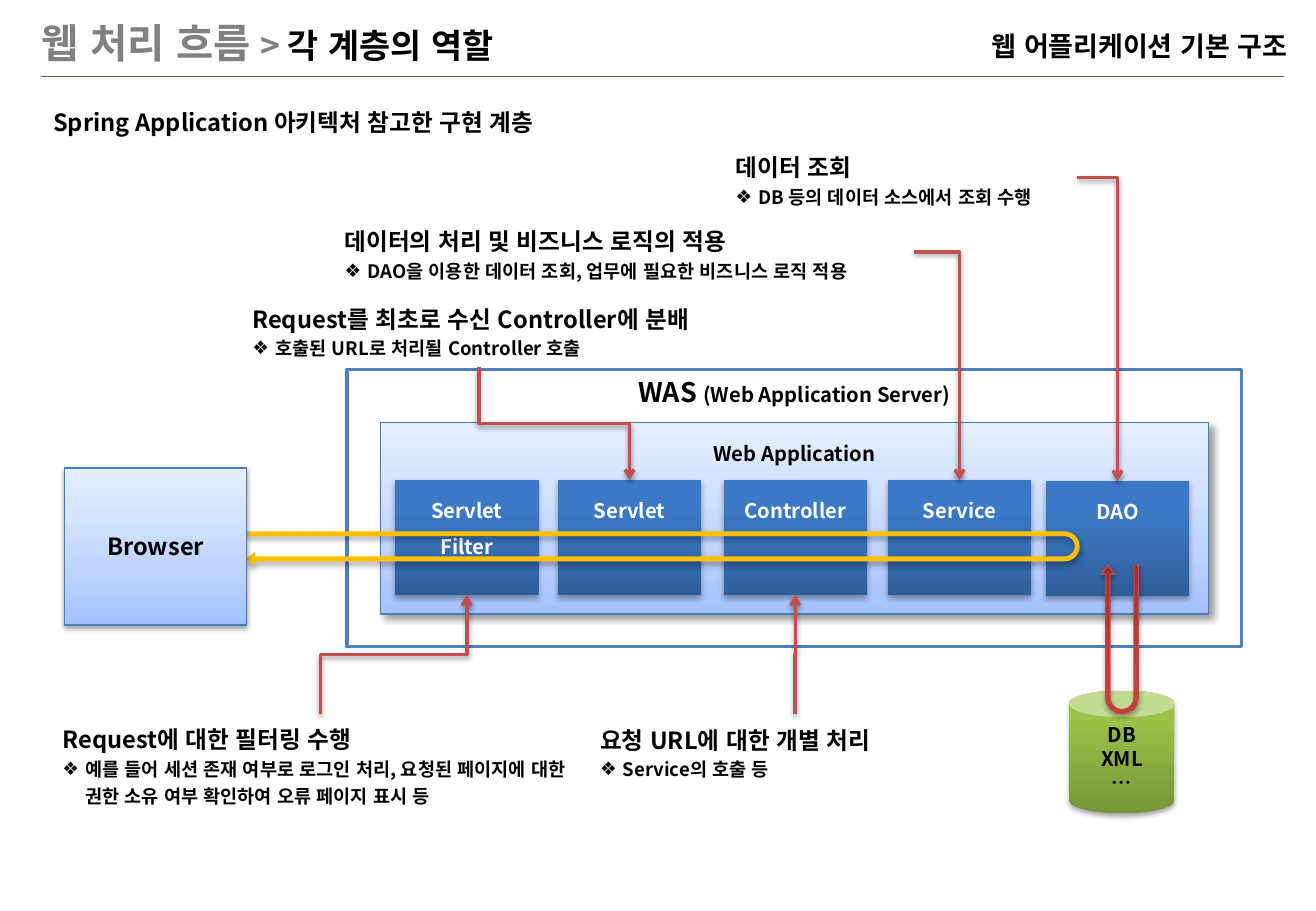
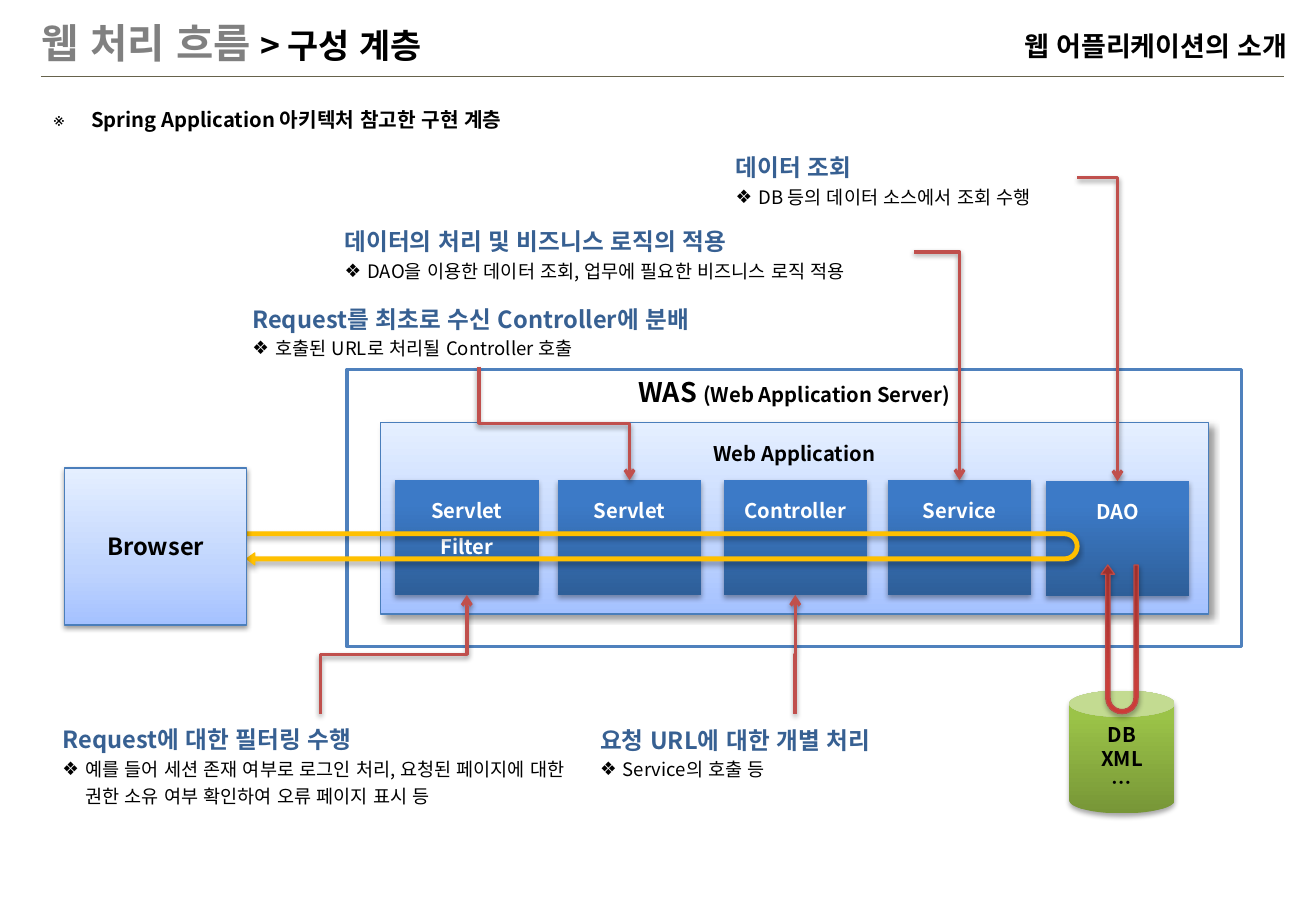
Before and after one commit to iused5/document, a slide deck: slide 5 of MSTR 웹교육/MSTR-웹.pptx (slide 4 before the commit). Drawn at 1316x911 pixels with LibreOffice and Linux fonts; fonts in the diff are those of the drawing; background and template pictures are left out. Boxes give left, top, right and bottom in pixels: in the first picture for what was removed or moved away, otherwise in the second. Text is boxed around its words. In the diff, an @@ line names an element or a change of style, - is before the commit and + after.

```diff
--- a/MSTR 웹교육/MSTR-웹.pptx
+++ b/MSTR 웹교육/MSTR-웹.pptx
@@ title at box(42, 24, 421, 62): text changed; size 20 to 24 pt @@
-웹 처리 흐름 > 각 계층의 역할
+웹 처리 흐름 > 구성 계층
@@ text at box(1024, 33, 1287, 59): text changed @@
-웹 어플리케이션 기본 구조
+웹 어플리케이션의 소개
@@ text "Spring Application 아키텍처 참고한 구현 ..." at box(91, 110, 501, 132): size 14 to 12 pt; bullet none to ※ @@
@@ text "데이터 조회" at box(736, 156, 1031, 206): text colour #000000 to #376092 in "데이터 조회"; bold off in "DB 등의 데이터 소스에서 조회 수행" @@
@@ text "데이터의 처리 및 비즈니스 로직의 ..." at box(345, 230, 844, 282): text colour #000000 to #376092 in "데이터의 처리 및 비즈니스 로직의 적용"; bold off in "DAO을 이용한 데이터 조회, 업무에 필요한 비즈니스 ..." @@
@@ text "Request를 최초로 수신 Controller에 분배" at box(252, 308, 690, 357): text colour #000000 to #376092 in "Request를 최초로 수신 Controller에 분배"; bold off in "호출된 URL로 처리될 Controller 호출" @@
@@ text "Request에 대한 필터링 수행" at box(62, 728, 564, 805): text colour #000000 to #376092 in "Request에 대한 필터링 수행"; bold off in "예를 들어 세션 존재 여부로 로그인 처리, ..." @@
@@ text "요청 URL에 대한 개별 처리" at box(600, 729, 871, 778): text colour #000000 to #376092 in "요청 URL에 대한 개별 처리"; bold off in "Service의 호출 등" @@
```
Also in this commit, not shown: 25 other slides changed, 13 slides added, 1 slide removed, 1 other file.
